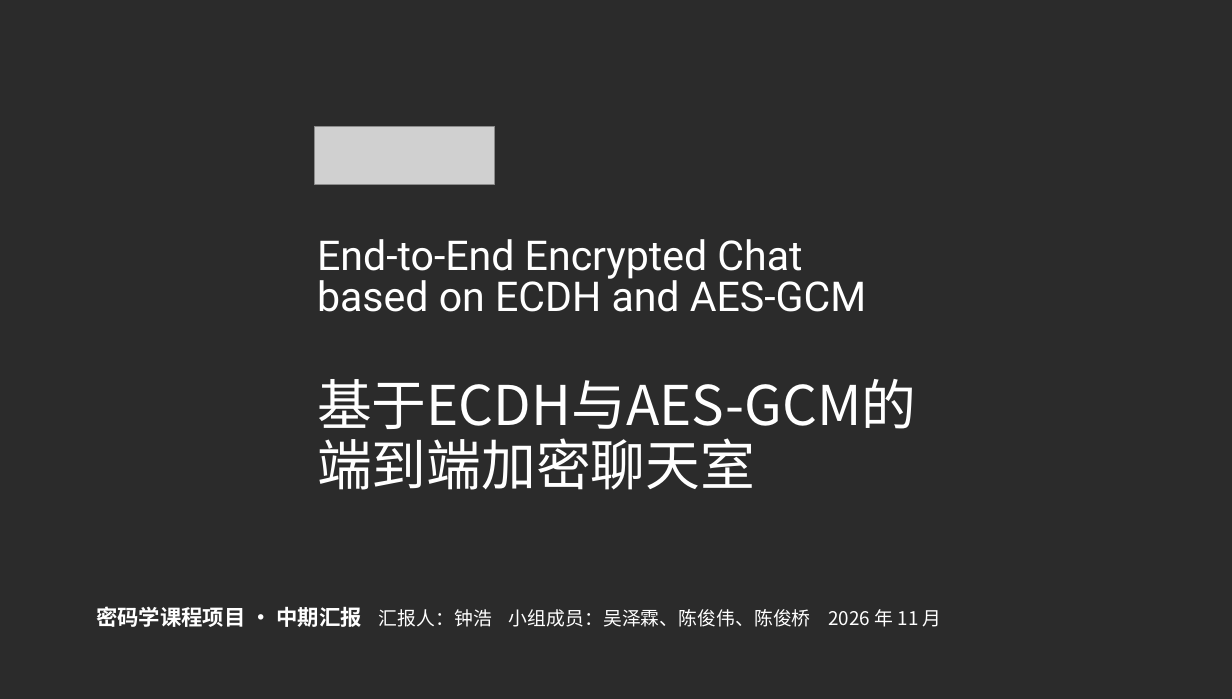
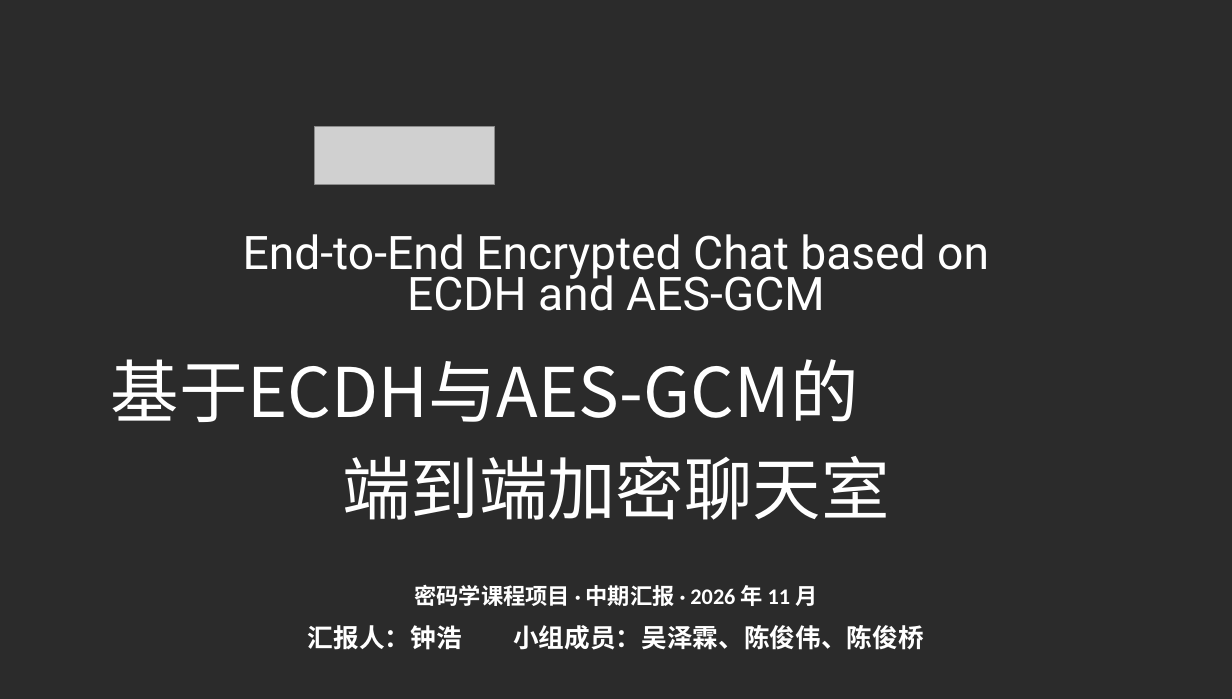
Before and after one commit to TomHaoZi/ECNUchat, a slide deck: slide 1 of 中期汇报/ECNUchat-中期汇报.pptx. Drawn at 1232x699 pixels with LibreOffice and Linux fonts; fonts in the diff are those of the drawing; grey boxes stand for pictures; background and template pictures are left out; a plain dark background stands for a picture behind light text. Boxes give left, top, right and bottom in pixels: in the first picture for what was removed or moved away, otherwise in the second. Text is boxed around its words. In the diff, an @@ line names an element or a change of style, - is before the commit and + after.

Commit message:
PPT 科研汇报风：标题双线（粗红+细灰）、章节红方块、左侧红竖线、图解页外框、提纲行间分隔线；封面与 THANKS 页标题人名居中放大；讲稿精简（删名词人话/追问段、收紧长段，备注同步）

```diff
--- a/中期汇报/ECNUchat-中期汇报.pptx
+++ b/中期汇报/ECNUchat-中期汇报.pptx
@@ text "End-to-End Encrypted Chat based on ...": place and size @@
-text "End-to-End Encrypted Chat based on ..." at box(317, 239, 866, 312)
+text "End-to-End Encrypted Chat based on ..." at box(243, 234, 989, 311)
@@ text "End-to-End Encrypted Chat based on ..." at box(243, 234, 989, 311): size 24 to 27 pt; alignment left to centre @@
@@ text "基于ECDH与AES-GCM的 端到端加密聊天室": place and size @@
-text "基于ECDH与AES-GCM的 端到端加密聊天室" at box(317, 379, 917, 490)
+text "基于ECDH与AES-GCM的 端到端加密聊天室" at box(111, 359, 889, 520)
@@ text "基于ECDH与AES-GCM的 端到端加密聊天室" at box(111, 359, 889, 520): size 32 to 40 pt; alignment left to centre; line spacing 35pt to 1.18 @@
@@ text at box(308, 585, 924, 650): text changed; size 11 to 15 pt; font Noto Sans CJK SC to Calibri; bold on @@
-密码学课程项目 · 中期汇报 汇报人：钟浩 小组成员：吴泽霖、陈俊伟、陈俊桥 2026 年 11 月
+密码学课程项目 · 中期汇报 · 2026 年 11 月
+汇报人：钟浩 小组成员：吴泽霖、陈俊伟、陈俊桥
```
Also in this commit, not shown: 22 other slides changed, 3 other files.
